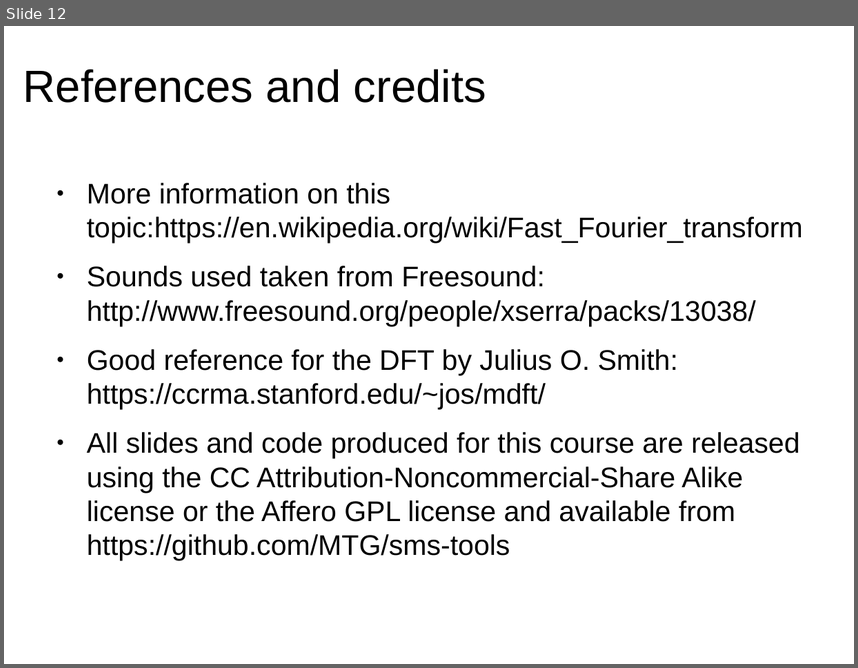
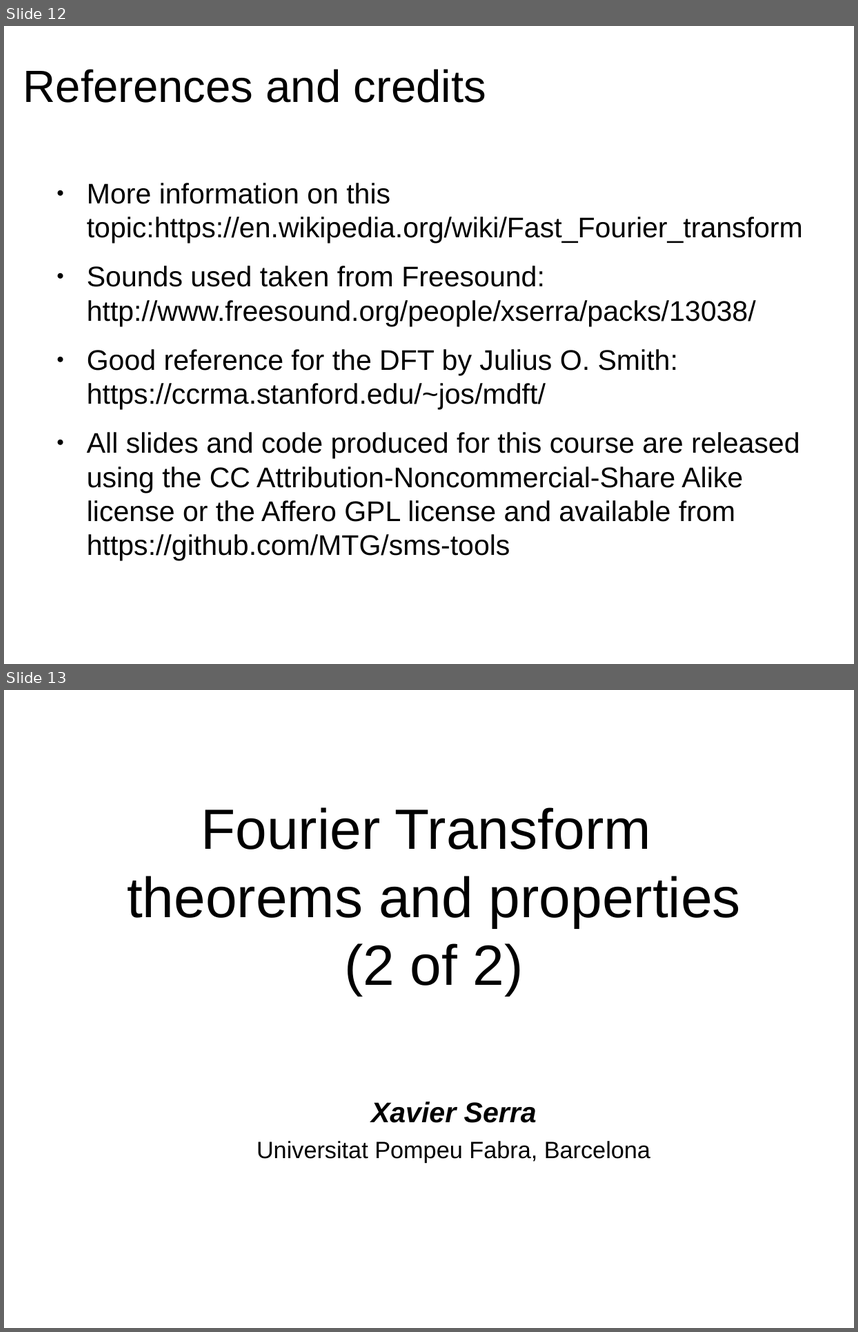
Before and after one commit to MTG/sms-tools, a slide deck: lectures/3-Fourier-theorems/Fourier-theorems-2.odp. Shown one above the other, each under a label of ours: slide 12 before the commit, slides 12 and 13 after it. The pictures are 858x668 and 858x1332 pixels, drawn with LibreOffice and Linux fonts; fonts in the diff are those of the drawing. Boxes give left, top, right and bottom in pixels: in the first picture for what was removed or moved away, otherwise in the second. Text is boxed around its words. In the diff, an @@ line names an element or a change of style, - is before the commit and + after.

```diff
--- a/lectures/3-Fourier-theorems/Fourier-theorems-2.odp
+++ b/lectures/3-Fourier-theorems/Fourier-theorems-2.odp
@@ slide 13 added at box(4, 690, 854, 1328), background #FFFFFF @@
@@ title added at box(127, 807, 741, 995), 48 pt, text #000000 @@
+Fourier Transform
+theorems and properties
+(2 of 2)
@@ text added at box(257, 1101, 651, 1162), 20 pt, text #000000 @@
+Xavier Serra
+Universitat Pompeu Fabra, Barcelona
```
Also in this commit, not shown: 1 slide changed, 9 other files.
